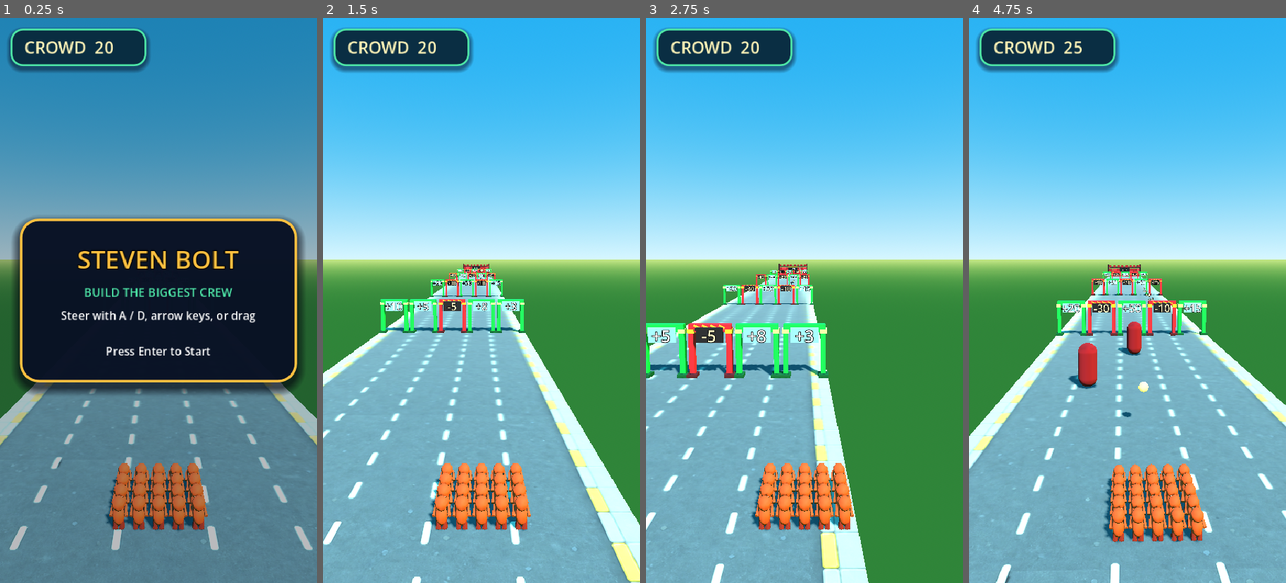
Above: before the commit, frames 1-4 (left to right).
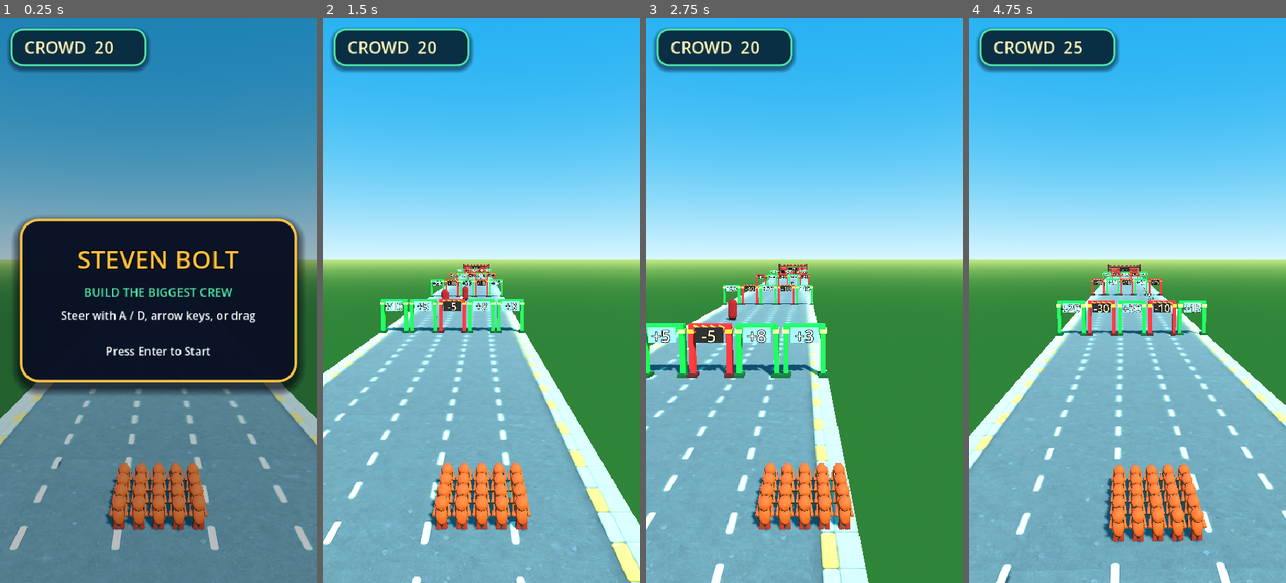
Above: after the commit, the same moments.

Repository: hobsojam/steven-bolt
Game: Godot game, scene res://scenes/main.tscn
Same seed, same stepped clock (60 frames per second), same inputs: the game is played once before the commit and once after it.
Inputs (mouse positions are in pixels of both pictures, inside the frame that each line leads up to):
- Up to frame 1 (0.25 s): no input
- Up to frame 2 (1.5 s): tap Enter (ui_accept) at 0.5, 0.77 s; move the mouse to (551, 272) at 0.52 s; hold Right (lane_right) 0.53-1.25 s; click (551, 272) at 0.67 s; drag from (418, 328) to (465, 413) at 1.27 s
- Up to frame 3 (2.75 s): move the mouse to (836, 176) at 2.02 s; hold Right (lane_right) from 2.03 s (still down)
- Up to frame 4 (4.75 s): release Right (lane_right) at 2.75 s; drag from (1111, 413) to (1032, 215) at 2.77 s; move the mouse to (1222, 385) at 3.52 s; hold Left (lane_left) 3.53-4.25 s; tap Enter (ui_accept) at 3.77 s; drag from (1032, 215) to (1079, 159) at 4.27 s

The runs differ from the first frame. In frame 2, less than 0.1% of the frame differs, in the area x 37-46%, y 47-51%; in frame 3, 0.1%; in frame 4, 0.9%, in the area x 31-57%, y 53-71%.

Commit message:
Pre-spawn enemy waves at level start instead of on trigger
Reported behavior gap: enemies popped into existence only when the
crowd reached the wave's activation distance (a few meters before the
first enemy), unlike gate_row/toll_wall/pickup which are all spawned
for the whole level in _ready() and visible from a distance via the
chase camera's lookahead the entire run.

Moves enemy_wave handling from _resolve_entry() (a one-time crossing
event) into _spawn_level_visuals() (spawned once, immediately, like
every other entry kind). _update_combat() already ran unconditionally
whenever _active_wave was set, so no change was needed there - enemies
simply exist and are targetable/breachable from frame one now, same as
gates. The level entry's own "distance" field is no longer a trigger
point, just an ordering value among the other entries (each enemy's
own "distance" is what matters for targeting/breach resolution) -
updated comments to reflect that.

Verified live (forced RUNNING, temporary debug prints, then reverted):
confirmed _active_wave exists immediately after _ready(), and the
default-lane trace produces the identical outcome as before this
change (crowd 15 -> 5), confirming no regression to the resolution
logic itself.

Diff:
--- a/scripts/level_one_definition.gd
+++ b/scripts/level_one_definition.gd
@@ -3,12 +3,14 @@
 # Hand-authored MVP level. Pacing (start count 20, RunRules.START_CROWD_COUNT):
 #   Row 1 @20     - introduces the mechanic; the "obvious" center lane hides
 #                   a small penalty, teaching players to read every lane.
-#   Enemies @26-36 - two enemies span lanes 1-2. Breach cost applies per
-#                   un-killed enemy regardless of your own lane, so sitting
-#                   in an empty lane (0, 3, 4) doesn't dodge anything - it
-#                   guarantees paying for both. Killing the enemy in your
-#                   current lane is free; steering from lane 1 to lane 2
-#                   during the encounter can clear both.
+#   Enemies @32-36 - two enemies span lanes 1-2, spawned and simulated from
+#                   level start (like gates, visible from a distance via the
+#                   chase camera's lookahead - not a surprise pop-in). Breach
+#                   cost applies per un-killed enemy regardless of your own
+#                   lane, so sitting in an empty lane (0, 3, 4) doesn't dodge
+#                   anything - it guarantees paying for both. Killing the
+#                   enemy in your current lane is free; steering from lane 1
+#                   to lane 2 during the encounter can clear both.
 #   Row 2 @40     - a big win sits directly beside a heavy loss, testing
 #                   precision steering rather than just sign-reading.
 #   Trail @44-58  - lane 3 has a run of small +4 pickups; committing to that
@@ -60,6 +62,10 @@
 			],
 		},
 		{
+			# "distance" here only orders this entry among the others below
+			# (run_controller.gd spawns and simulates the wave from level
+			# start regardless) - each enemy's own "distance" is what
+			# actually matters for targeting/breach resolution.
 			"distance": 26.0,
 			"kind": "enemy_wave",
 			"enemies": [
--- a/scripts/run_controller.gd
+++ b/scripts/run_controller.gd
@@ -82,13 +82,6 @@
 		"pickup":
 			if _crowd.current_lane == entry["lane"]:
 				_crowd.apply_gate(entry["op"], entry["value"])
-		"enemy_wave":
-			# "distance" here is the activation point, not an instant
-			# resolution like gate_row/toll_wall - the wave stays active
-			# and is updated every frame via _update_combat() until cleared.
-			_active_wave = EnemyWaveRuntimeScript.new(entry["enemies"])
-			_active_wave_visual = EnemyWaveVisualScript.new(_active_wave)
-			add_child(_active_wave_visual)
 
 
 func _update_combat(delta: float) -> void:
@@ -117,6 +110,16 @@
 				visual = TollWallScript.new()
 			"pickup":
 				visual = PickupScript.new()
+			"enemy_wave":
+				# Unlike gate_row/toll_wall/pickup (resolved once, instantly,
+				# when crossed), an enemy wave exists and is simulated from
+				# level start - same as gates being visible from a distance
+				# via the chase camera's lookahead, rather than popping in
+				# right before the crowd reaches it. _update_combat() runs
+				# every frame in _process() while _active_wave is set.
+				_active_wave = EnemyWaveRuntimeScript.new(entry["enemies"])
+				_active_wave_visual = EnemyWaveVisualScript.new(_active_wave)
+				add_child(_active_wave_visual)
 		if visual:
 			add_child(visual)
 			visual.setup(entry)
